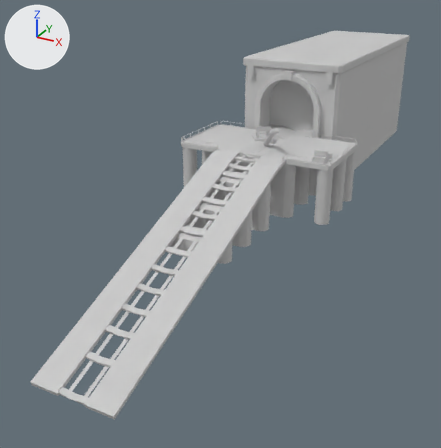
Renders of the FBX model Skyrates/Assets/Resources/Meshes/Fort/fort_tunnel_slipway.FBX from each side of a commit.
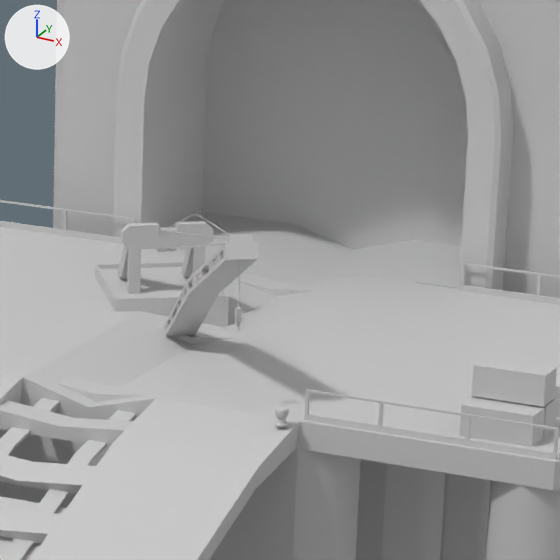
Each version appears first whole from a 50 mm lens placed at (98.0, -224.0, 93.0), pointed at (-14.0, -21.0, -9.0), and next in a close-up on the part from 53% to 75% of the width and 20% to 41% of the height. The lights are fixed; the arrows at upper left show +X, +Y and +Z. Where no turn or scale is listed for an object, it has been applied to the vertices.

The first close-up shows 'Tunnel_Slipway', 'Tunnel_Slipway_Crane'.
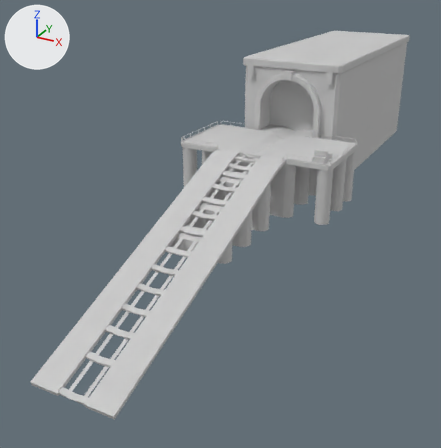
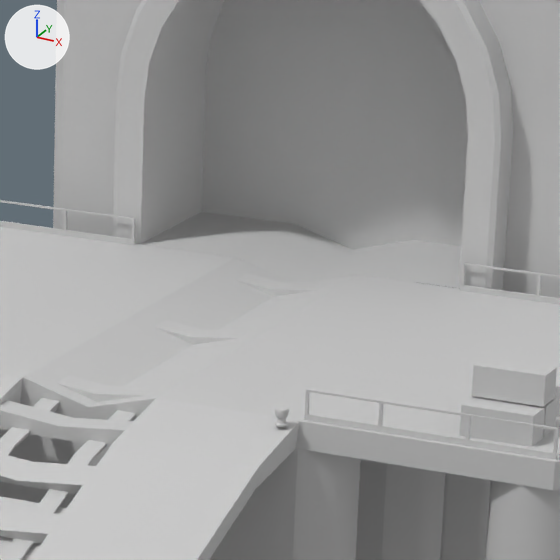
Where the newer file only moved an object's origin or applied its transform, the numbers keep the older frame.

Pixel boxes (x1, y1, x2, y2) of what changed, in the close-ups (560 x 560 px):
'Tunnel_Slipway_Crane', deleted: before (95, 214, 258, 337)

Patch to the scene script:
```diff
--- a/Skyrates/Assets/Resources/Meshes/Fort/fort_tunnel_slipway.FBX.py
+++ b/Skyrates/Assets/Resources/Meshes/Fort/fort_tunnel_slipway.FBX.py
@@ ob_tunnel_slipway_crane @@
-ob_tunnel_slipway_crane = bpy.data.objects.new('Tunnel_Slipway_Crane', me_mesh_004)
-ob_tunnel_slipway_crane.location = (0.0, 0.0, 0.0)
```
